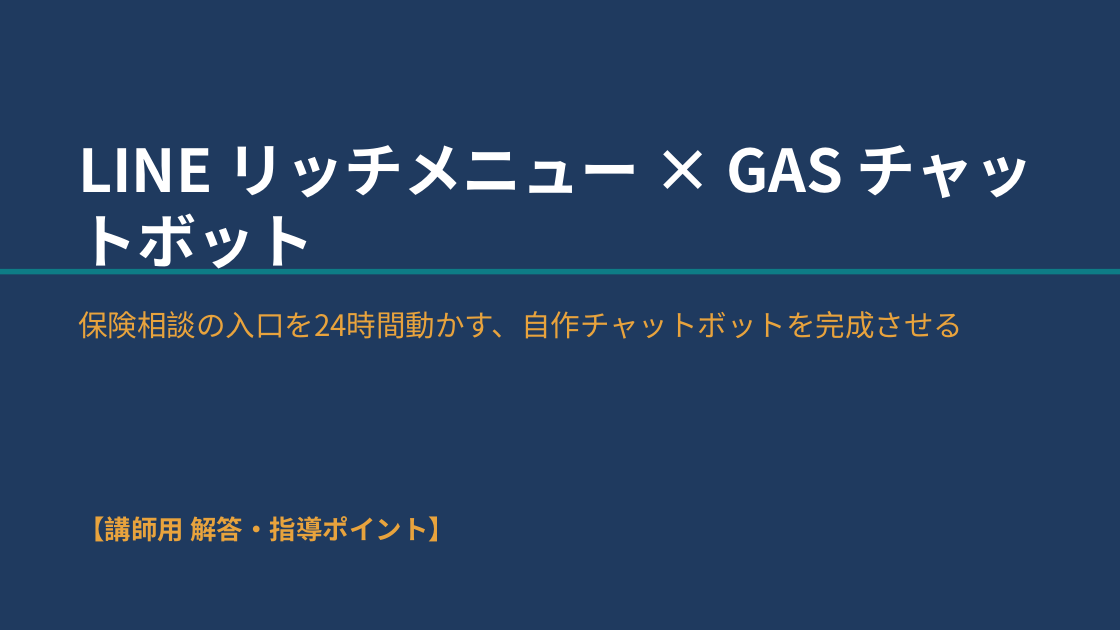
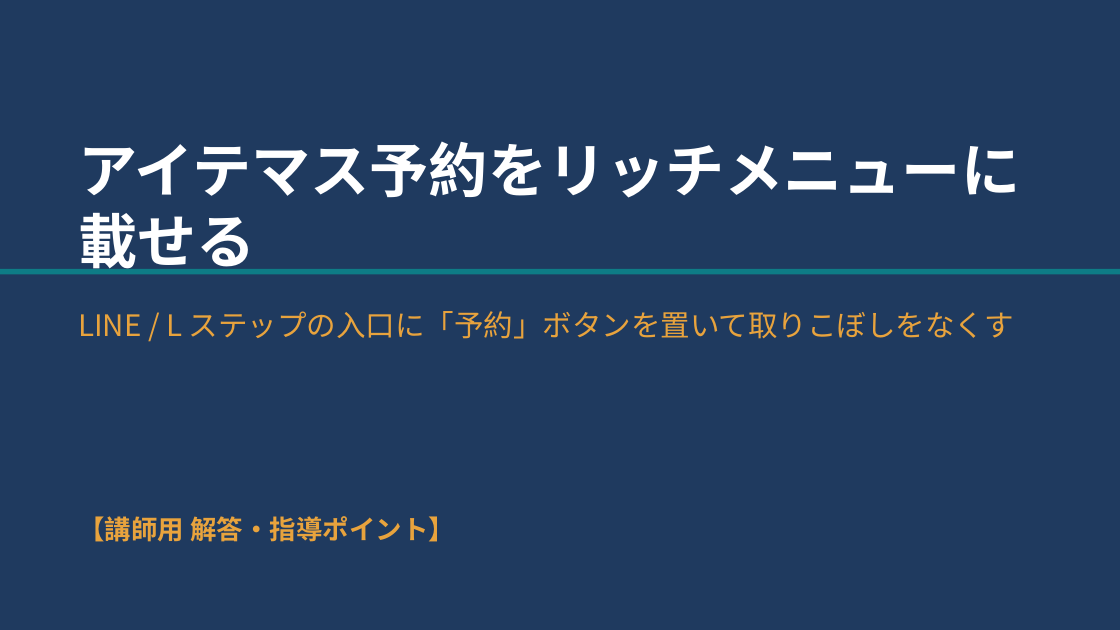
Before and after one commit to kana-story-321/github.io, a slide deck: slide 1 of lecture_pptx/out/s11/ワーク01_講師用.pptx. Drawn at 1120x630 pixels with LibreOffice and Linux fonts; fonts in the diff are those of the drawing. Boxes give left, top, right and bottom in pixels: in the first picture for what was removed or moved away, otherwise in the second. Text is boxed around its words. In the diff, an @@ line names an element or a change of style, - is before the commit and + after.

```diff
--- a/lecture_pptx/out/s11/ワーク01_講師用.pptx
+++ b/lecture_pptx/out/s11/ワーク01_講師用.pptx
@@ text at (78,142,1020,274): text changed @@
-LINE リッチメニュー × GAS チャットボット
+アイテマス予約をリッチメニューに載せる
@@ text at (78,311,1014,339): text changed @@
-保険相談の入口を24時間動かす、自作チャットボットを完成させる
+LINE / L ステップの入口に「予約」ボタンを置いて取りこぼしをなくす
```
Also in this commit, not shown: 2 other slides changed, 5 other files.
